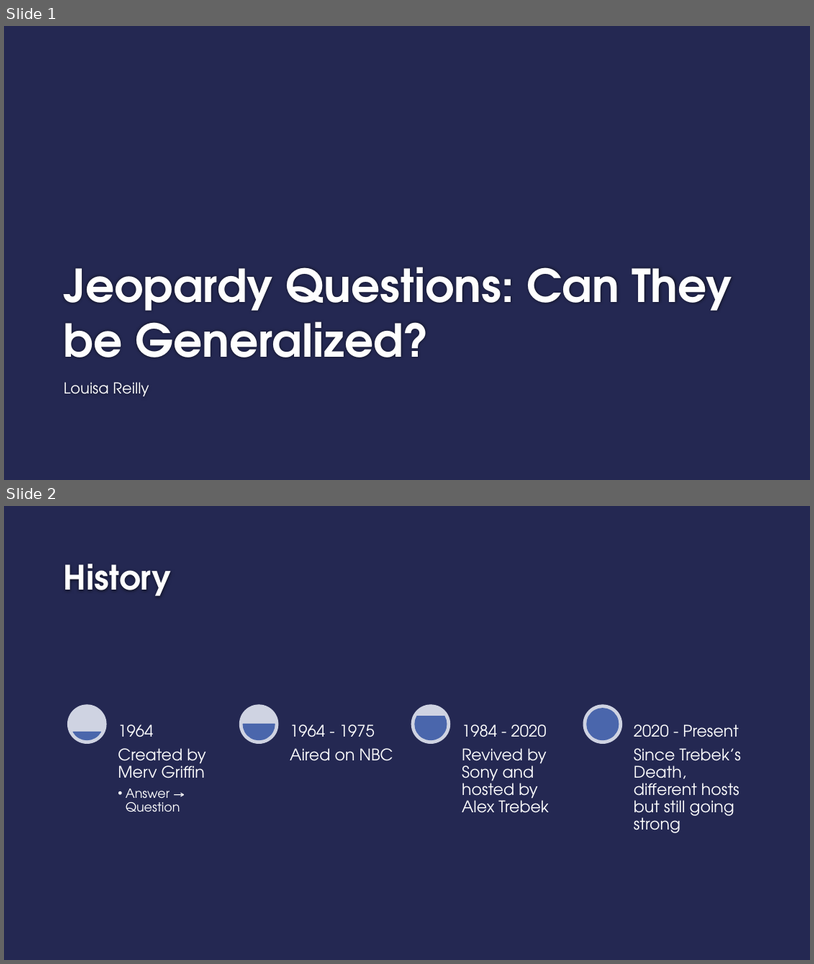
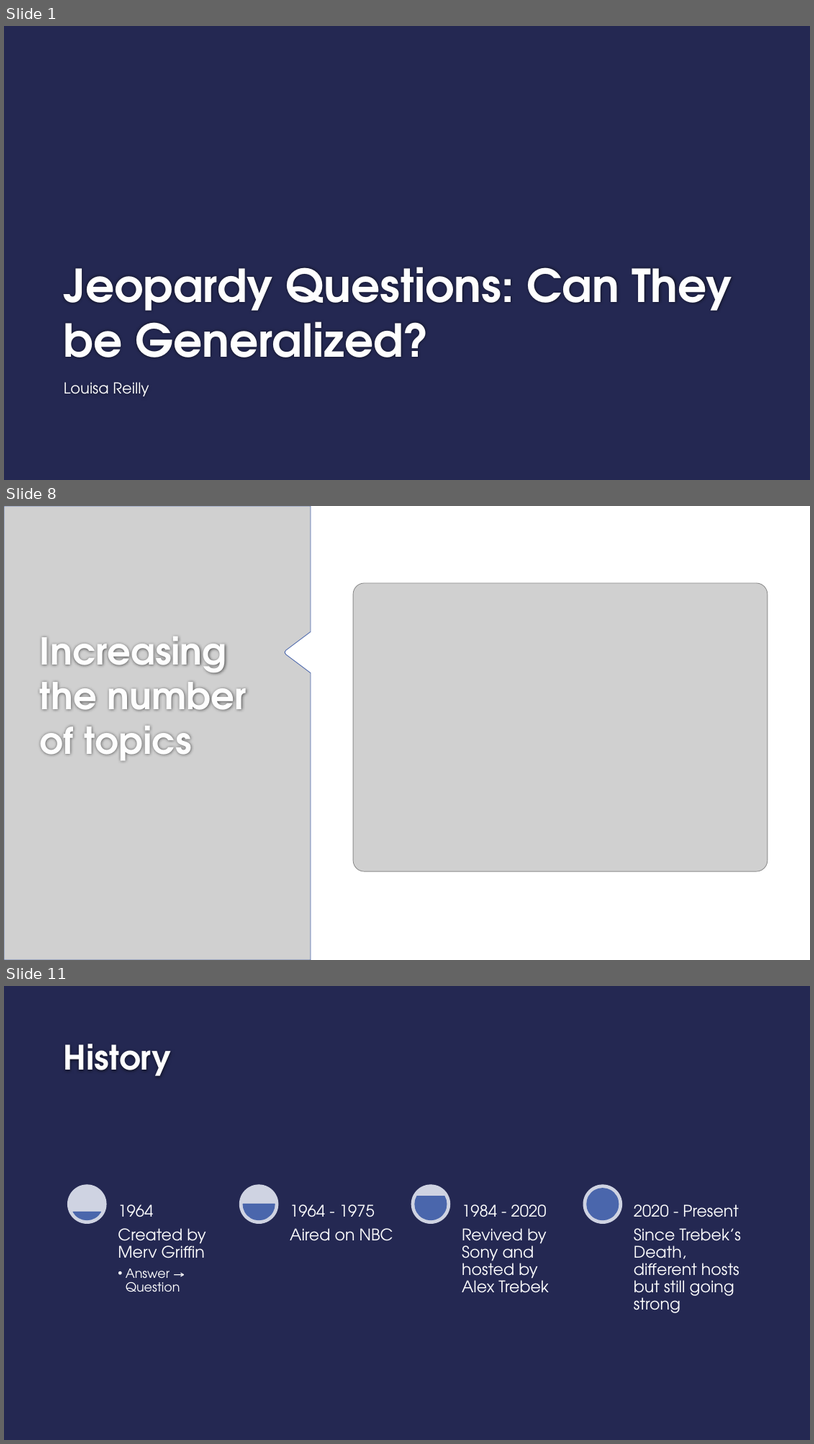
Before and after one commit to geeselouise/jeopardy, a slide deck: Jeopardy_Questions.pptx. Shown one above the other, each under a label of ours: slides 1 and 2 before the commit, slides 1, 8 and 11 after it; the slides between them are not shown. The pictures are 814x964 and 814x1444 pixels, drawn with LibreOffice and Linux fonts; fonts in the diff are those of the drawing; grey boxes stand for pictures; background and template pictures are left out. Boxes give left, top, right and bottom in pixels: in the first picture for what was removed or moved away, otherwise in the second. Text is boxed around its words. In the diff, an @@ line names an element or a change of style, - is before the commit and + after.

```diff
--- a/Jeopardy_Questions.pptx
+++ b/Jeopardy_Questions.pptx
@@ slide 8 added at [4, 506, 810, 960], background #FFFFFF @@
@@ picture added at [4, 506, 311, 960] @@
@@ picture added at [353, 583, 767, 871] @@
@@ title added at [40, 636, 247, 760], 44 pt, text #FEFEFE, bold @@
+Increasing the number of topics
@@ what was slide 2 is now slide 11 @@
```
Also in this commit, not shown: 2 slides changed, 8 other slides added, 1 slide removed, 3 other files.
